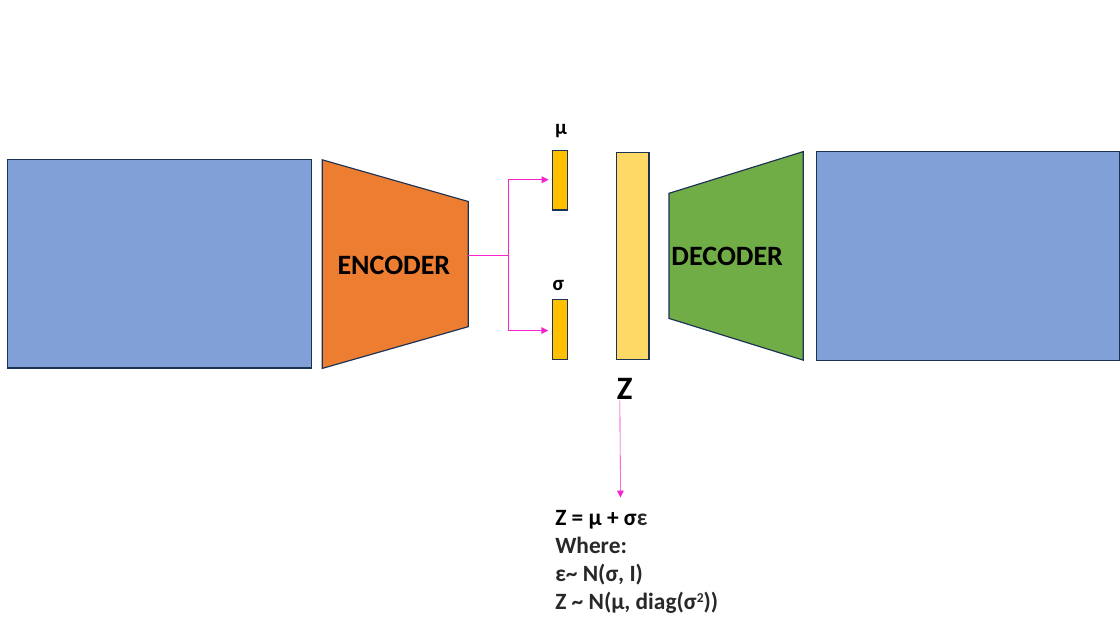
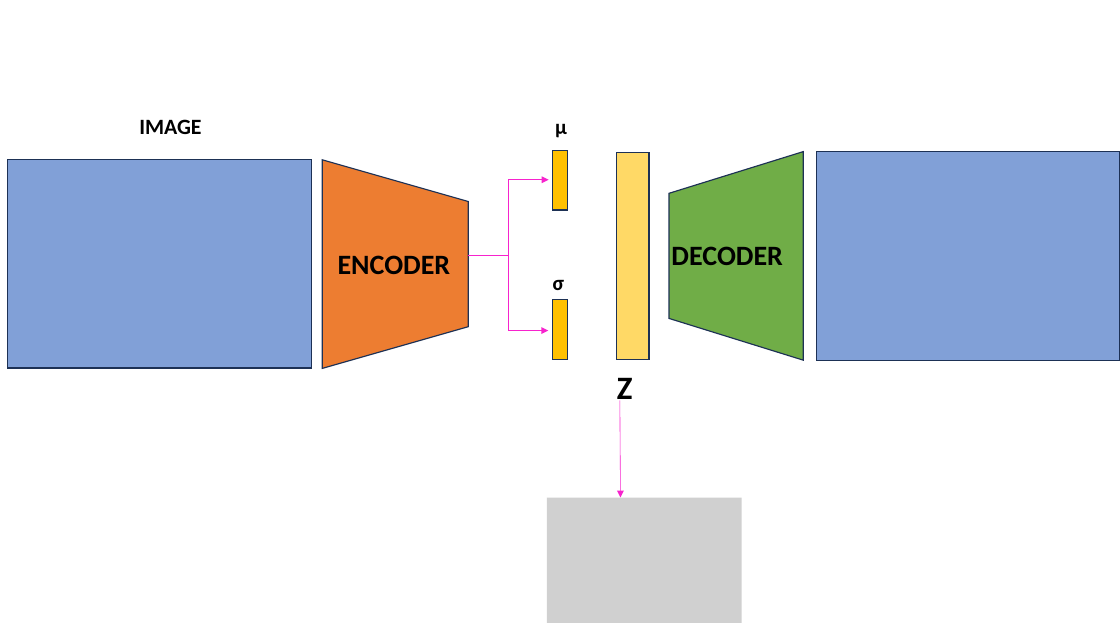
Before and after one commit to rtealwitter/deeplearning2025, a slide deck: slide 12 of notes/images.pptx. Drawn at 1120x630 pixels with LibreOffice and Linux fonts; fonts in the diff are those of the drawing; grey boxes stand for pictures. Boxes give left, top, right and bottom in pixels: in the first picture for what was removed or moved away, otherwise in the second. Text is boxed around its words. In the diff, an @@ line names an element or a change of style, - is before the commit and + after.

Commit message:
forgot to add new images file

```diff
--- a/notes/images.pptx
+++ b/notes/images.pptx
@@ text added at (139,119,201,134), 18.7 pt, text #000000, bold @@
+IMAGE
@@ picture added at (547,497,742,623) @@
@@ text removed at (555,510,697,613) @@
-Z = μ + σε
-Where:
-ε~ N(σ, I)
-Z ~ N(μ, diag(σ2))
```
Also in this commit, not shown: 5 other slides changed, 1 slide added, 1 slide removed.
